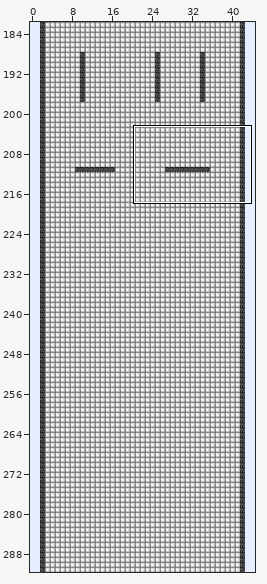
Tiled map: assets/untitled0.tmx. Above: a wide view before the commit, with the close-up outlined.
Close-up. Before the edit:
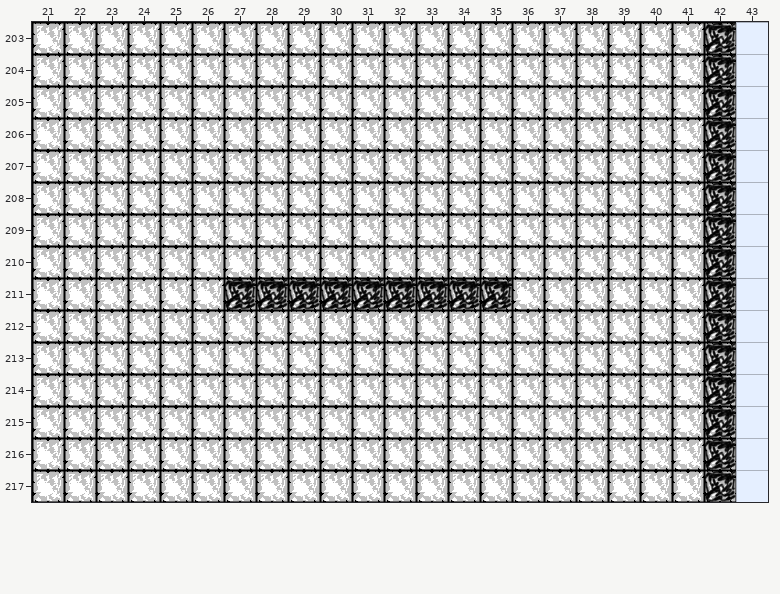
Cells are 32x32 px. Shown: x 21..43, y 203..217. The commit also changed other parts of the map, which this record leaves out.
New version:
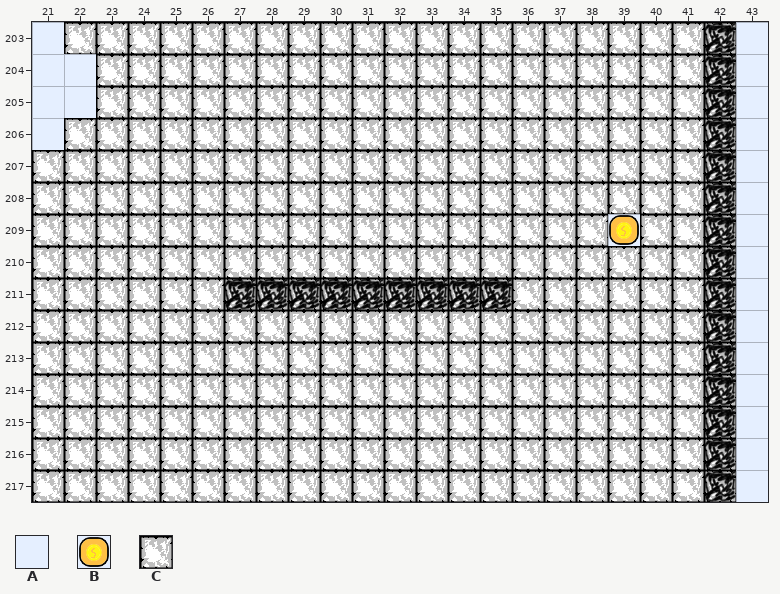
Key: from "map_sprite": A 3, B 5, C 50.
_ is an empty cell, # one hidden under a higher layer, . an unchanged one.
Changes in this commit:
--- layer "background"
@@ x 21..22 @@
-203 #.
-204 ##
-205 ##
-206 #.
+203 A.
+204 AA
+205 AA
+206 A.
--- layer "walls"
@@ x 21..22 @@
-203 C.
-204 CC
-205 CC
-206 C.
+203 _.
+204 __
+205 __
+206 _.
--- layer "coins"
@@ x 39..39 @@
-209 _
+209 B
